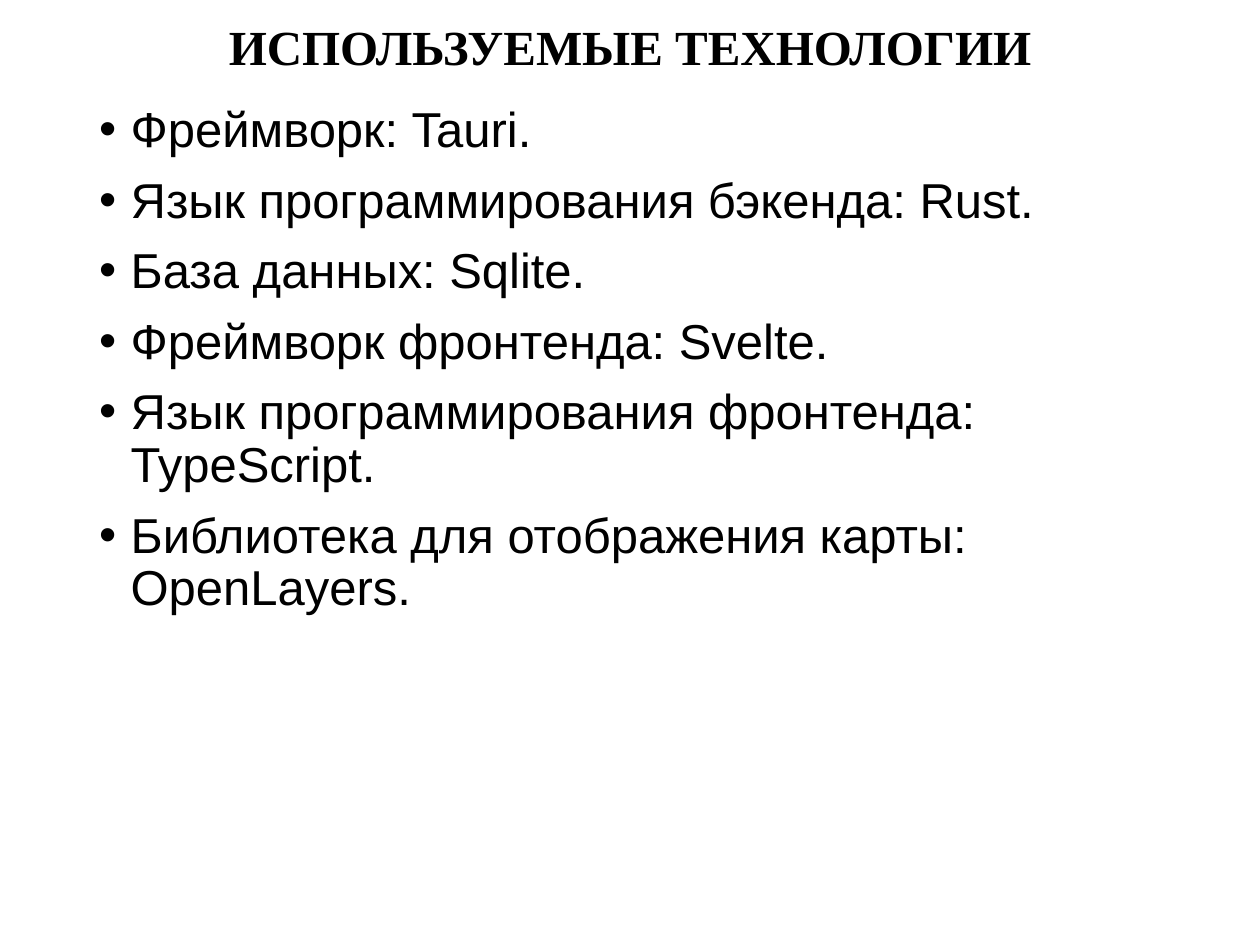
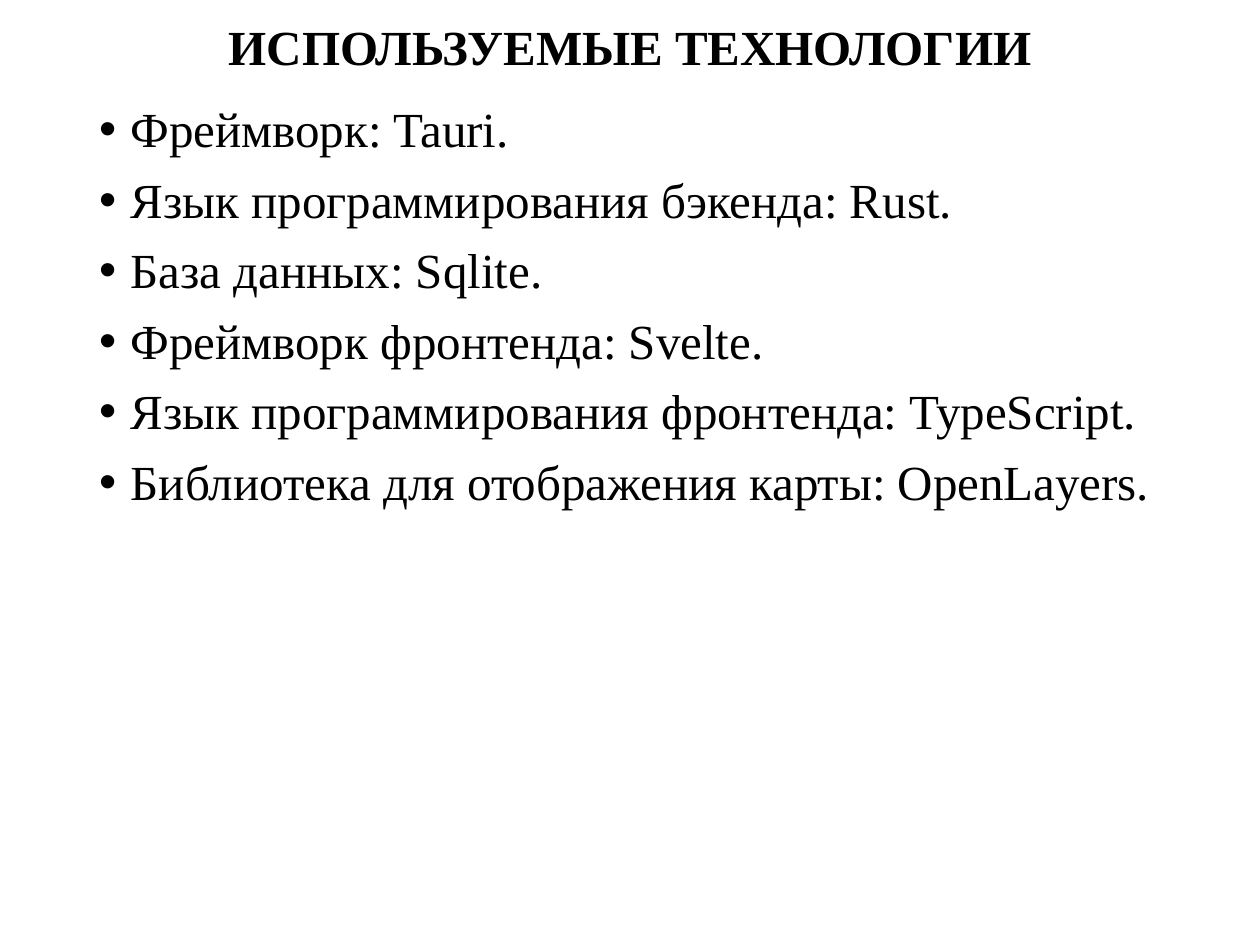
Before and after one commit to evgenkot/uav-route-calculation, a slide deck: slide 8 of doc/Raschupkin_EV_UAV_Route_Planning.pptx. Drawn at 1260x945 pixels with LibreOffice and Linux fonts; fonts in the diff are those of the drawing. Boxes give left, top, right and bottom in pixels: in the first picture for what was removed or moved away, otherwise in the second. Text is boxed around its words. In the diff, an @@ line names an element or a change of style, - is before the commit and + after.

```diff
--- a/doc/Raschupkin_EV_UAV_Route_Planning.pptx
+++ b/doc/Raschupkin_EV_UAV_Route_Planning.pptx
@@ text "Фреймворк: Tauri." at [131, 113, 1149, 509]: font Arial to Times New Roman @@
```
Also in this commit, not shown: 1 other slide changed, 9 slides added, 4 slides removed, 2 other files.
